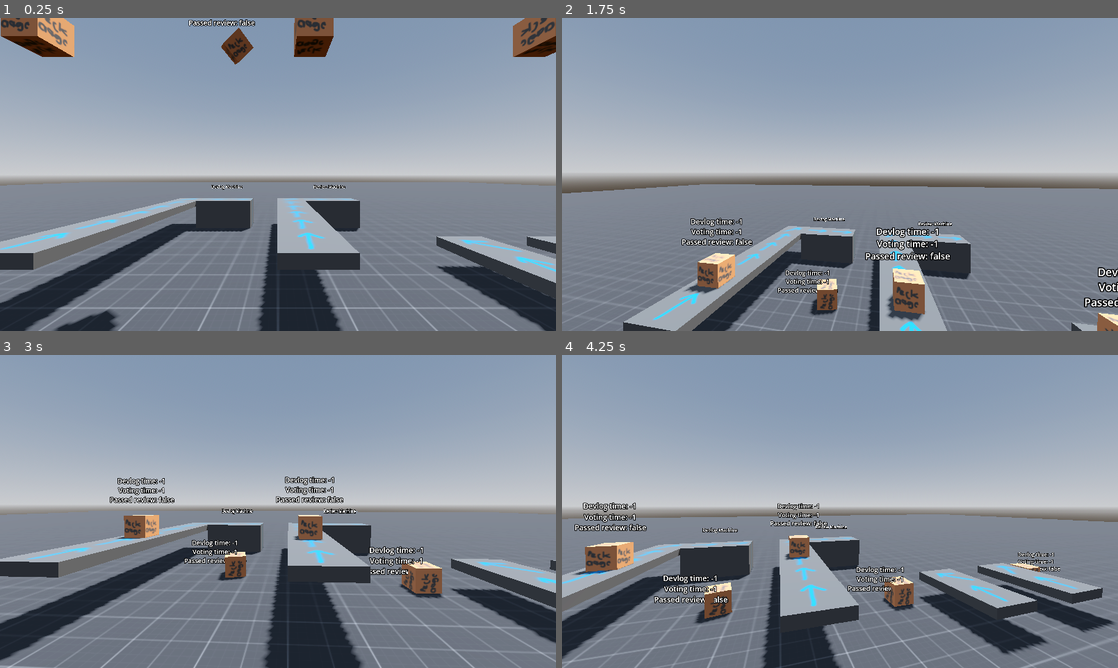
Above: before the commit, frames 1-4 (two rows, left to right).
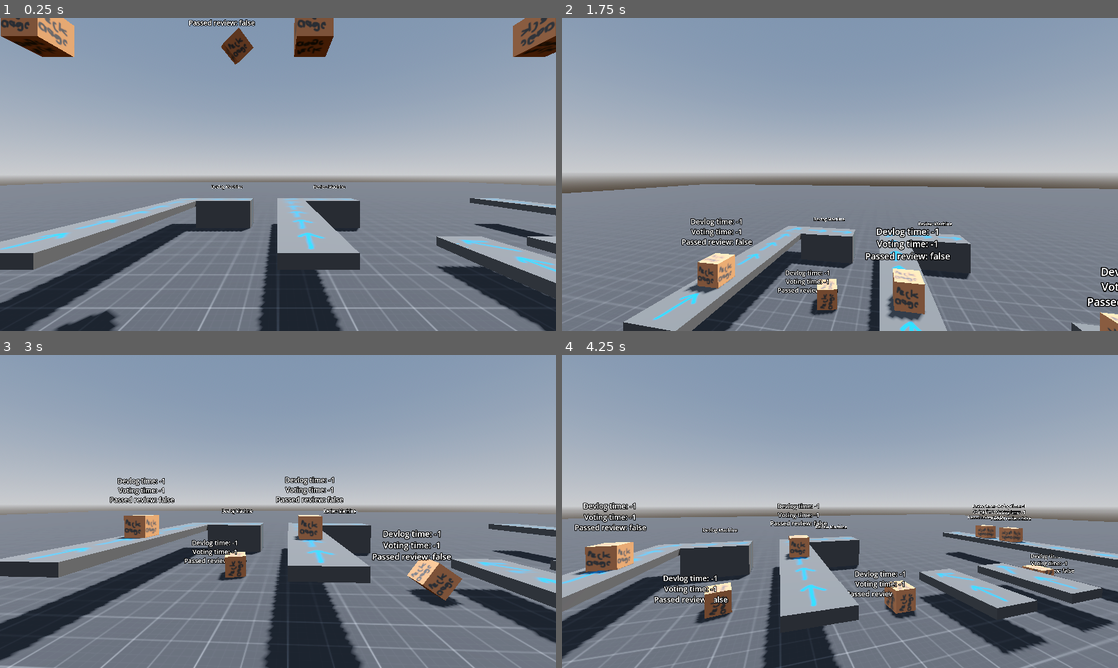
Above: after the commit, the same moments.

Repository: MrSeven3/The-Flavortown-Port
Game: Godot game, scene res://scenes/testing/testing_scene.tscn
Same seed, same stepped clock (60 frames per second), same inputs: the game is played once before the commit and once after it.
Inputs (mouse positions are in pixels of both pictures, inside the frame that each line leads up to):
- Up to frame 1 (0.25 s): no input
- Up to frame 2 (1.75 s): tap Enter at 0.5 s; move the mouse to (867, 174) at 0.52 s; hold Up from 0.53 s (still down); tap Alt at 0.6 s; tap Space at 0.77, 1.52 s; move the mouse to (812, 174) at 1.27 s; tap Shift at 1.35 s
- Up to frame 3 (3 s): keep holding Up; move the mouse to (289, 505) at 2.02 s; tap E at 2.1 s; move the mouse to (272, 517) at 2.77 s; tap Alt at 2.85 s
- Up to frame 4 (4.25 s): keep holding Up; tap Space at 3.02, 3.77 s; move the mouse to (878, 514) at 3.52 s; hold Shift from 3.53 s (still down)

The runs differ from the first frame. In frame 1, 0.6% of the frame differs, in the area x 82-100%, y 57-74%; in frame 2, 0.4%; in frame 3, 2.5%; in frame 4, 3.3%, in the area x 51-100%, y 47-85%.

Commit message:
made conveyor turns work good, splitter/sorter in progrss

Diff:
--- a/project.godot
+++ b/project.godot
@@ -33,6 +33,12 @@
 
 enabled=PackedStringArray("res://addons/godot_super-wakatime/plugin.cfg")
 
+[layer_names]
+
+3d_physics/layer_1="Main Stuff"
+3d_physics/layer_7="Splitter Left"
+3d_physics/layer_8="Splitter Right"
+
 [physics]
 
 3d/physics_engine="Jolt Physics"
--- a/resources/settings/labelSettings/menu_title.tres
+++ b/resources/settings/labelSettings/menu_title.tres
@@ -1,4 +1,7 @@
 [gd_resource type="LabelSettings" format=3 uid="uid://vc8576187qon"]
 
+[ext_resource type="FontFile" uid="uid://cysvnq67n5s5i" path="res://resources/fonts/SpaceGrotesk-Regular.ttf" id="1_u42os"]
+
 [resource]
+font = ExtResource("1_u42os")
 font_size = 64
--- /dev/null
+++ b/resources/settings/labelSettings/submenu_title.tres
@@ -0,0 +1,8 @@
+[gd_resource type="LabelSettings" format=3 uid="uid://g3aq55juw1m1"]
+
+[ext_resource type="FontFile" uid="uid://cysvnq67n5s5i" path="res://resources/fonts/SpaceGrotesk-Regular.ttf" id="1_gggm1"]
+
+[resource]
+font = ExtResource("1_gggm1")
+font_size = 48
+outline_color = Color(0, 0, 0, 1)
--- a/resources/settings/themes/menu_button.tres
+++ b/resources/settings/themes/menu_button.tres
@@ -1,4 +1,7 @@
 [gd_resource type="Theme" format=3 uid="uid://bg6kajywy3en"]
+
+[ext_resource type="FontFile" uid="uid://cysvnq67n5s5i" path="res://resources/fonts/SpaceGrotesk-Regular.ttf" id="1_kgji7"]
 
 [resource]
 Button/font_sizes/font_size = 48
+Button/fonts/font = ExtResource("1_kgji7")
--- /dev/null
+++ b/scenes/template/conveyors/conveyor_splitter.gd
@@ -0,0 +1,21 @@
+extends Node3D
+
+var is_left := false
+
+func spilt(object:Node3D):
+	if object.has_meta("pickupable"): #just verifies that this is a package, theres probably a way to do this with instancing, but idrc rn
+		if is_left:
+			is_left = false
+			object.set_collision_mask_value(7,true) #makes it only interact with the left conveyor
+			object.set_collision_layer_value(7,true)
+		elif not is_left:
+			is_left = true
+			object.set_collision_mask_value(8,true) #makes it only interact with the right conveyor
+			object.set_collision_layer_value(8,true)
+
+func stop_splitting(object:Node3D):
+	if object.has_meta("pickupable"): #just verifies that this is a package, theres probably a way to do this with instancing, but idrc rn
+		object.set_collision_mask_value(7,false)# makes the package interact with no splitter conveyors
+		object.set_collision_layer_value(7,false)
+		object.set_collision_mask_value(8,false)
+		object.set_collision_layer_value(8,false)
--- /dev/null
+++ b/scenes/template/conveyors/conveyor_splitter.tscn
@@ -0,0 +1,29 @@
+[gd_scene format=3 uid="uid://cr3a6lr3okchn"]
+
+[ext_resource type="PackedScene" uid="uid://baeiyw68aimne" path="res://scenes/template/conveyors/left_turn_conveyor.tscn" id="1_m3omt"]
+[ext_resource type="Script" uid="uid://b6tqgbs2syj6h" path="res://scenes/template/conveyors/conveyor_splitter.gd" id="1_r51a1"]
+[ext_resource type="PackedScene" uid="uid://l6gnt2fbvec6" path="res://scenes/template/conveyors/right_turn_conveyor.tscn" id="2_r51a1"]
+
+[sub_resource type="BoxShape3D" id="BoxShape3D_xvsoj"]
+size = Vector3(1, 0.5, 1)
+
+[node name="ConveyorSplitter" type="Node3D" unique_id=785814400]
+script = ExtResource("1_r51a1")
+
+[node name="LeftTurnConveyor" parent="." unique_id=722669390 instance=ExtResource("1_m3omt")]
+collision_layer = 64
+collision_mask = 64
+
+[node name="RightTurnConveyor" parent="." unique_id=1587949913 instance=ExtResource("2_r51a1")]
+transform = Transform3D(-1, 0, 2.6226832e-07, 0, 1, 0, -2.6226832e-07, 0, -1, 0, 0, 0)
+collision_layer = 128
+collision_mask = 128
+
+[node name="Area3D" type="Area3D" parent="." unique_id=791382807]
+
+[node name="CollisionShape3D" type="CollisionShape3D" parent="Area3D" unique_id=512883061]
+transform = Transform3D(1, 0, 0, 0, 1, 0, 0, 0, 1, 0, 0.25, 0)
+shape = SubResource("BoxShape3D_xvsoj")
+
+[connection signal="body_entered" from="Area3D" to="." method="spilt"]
+[connection signal="body_exited" from="Area3D" to="." method="stop_splitting"]
--- a/scenes/template/conveyors/left_turn_conveyor.tscn
+++ b/scenes/template/conveyors/left_turn_conveyor.tscn
@@ -2,6 +2,7 @@
 
 [ext_resource type="Script" uid="uid://cb4tq7fgjdnyr" path="res://scenes/template/conveyors/left_turn_conveyor.gd" id="1_ph0a7"]
 [ext_resource type="Texture2D" uid="uid://cnug4vabaa4b2" path="res://resources/tempDevTextures/myBadDrawings/left_turn_conveyor.svg" id="2_nnxaj"]
+[ext_resource type="PackedScene" uid="uid://bdlvkwkxxalp1" path="res://scenes/template/conveyors/straight_conveyor.tscn" id="3_nnxaj"]
 
 [sub_resource type="StandardMaterial3D" id="StandardMaterial3D_vibtb"]
 albedo_texture = ExtResource("2_nnxaj")
@@ -12,8 +13,8 @@
 material = SubResource("StandardMaterial3D_vibtb")
 size = Vector3(1, 0.2, 1)
 
-[sub_resource type="BoxShape3D" id="BoxShape3D_8i1ei"]
-size = Vector3(1, 0.25, 1)
+[sub_resource type="BoxShape3D" id="BoxShape3D_qb2v4"]
+size = Vector3(0.75, 0.25, 0.75)
 
 [sub_resource type="BoxShape3D" id="BoxShape3D_murqt"]
 size = Vector3(1, 0.2, 1)
@@ -31,11 +32,18 @@
 gravity_direction = Vector3(0, 0, -1)
 gravity = 6.0
 
-[node name="CollisionShape3D" type="CollisionShape3D" parent="Area3D" unique_id=1052850257]
-shape = SubResource("BoxShape3D_8i1ei")
+[node name="CollisionShape3D2" type="CollisionShape3D" parent="Area3D" unique_id=185916669]
+transform = Transform3D(1, 0, 0, 0, 1, 0, 0, 0, 1, 0.125, 0, -0.125)
+shape = SubResource("BoxShape3D_qb2v4")
 
 [node name="CollisionShape3D" type="CollisionShape3D" parent="." unique_id=1854081010]
 shape = SubResource("BoxShape3D_murqt")
 
+[node name="StraightConveyor2" parent="." unique_id=1451140527 instance=ExtResource("3_nnxaj")]
+transform = Transform3D(1, 0, 1.7763568e-15, 0, 1, 0, -7.1054274e-15, 0, 0.25, 0, 0, 0.375)
+
+[node name="StraightConveyor3" parent="." unique_id=1717736925 instance=ExtResource("3_nnxaj")]
+transform = Transform3D(-4.3711395e-08, 0, 0.25, 0, 1, 0, -1, 0, -1.0927849e-08, -0.375, 0, 0)
+
 [connection signal="body_entered" from="Area3D" to="." method="conveyor"]
 [connection signal="body_exited" from="Area3D" to="." method="stop_conveyoring"]
--- a/scenes/template/conveyors/right_turn_conveyor.tscn
+++ b/scenes/template/conveyors/right_turn_conveyor.tscn
@@ -2,6 +2,7 @@
 
 [ext_resource type="Script" uid="uid://lj8qttblr015" path="res://scenes/template/conveyors/right_turn_conveyor.gd" id="1_p4o86"]
 [ext_resource type="Texture2D" uid="uid://0rp6avwyjm1y" path="res://resources/tempDevTextures/myBadDrawings/right_turn_conveyor.svg" id="2_p4o86"]
+[ext_resource type="PackedScene" uid="uid://bdlvkwkxxalp1" path="res://scenes/template/conveyors/straight_conveyor.tscn" id="3_e7y1a"]
 
 [sub_resource type="StandardMaterial3D" id="StandardMaterial3D_vibtb"]
 albedo_texture = ExtResource("2_p4o86")
@@ -13,7 +14,7 @@
 size = Vector3(1, 0.2, 1)
 
 [sub_resource type="BoxShape3D" id="BoxShape3D_8i1ei"]
-size = Vector3(1, 0.25, 1)
+size = Vector3(0.75, 0.25, 0.75)
 
 [sub_resource type="BoxShape3D" id="BoxShape3D_murqt"]
 size = Vector3(1, 0.2, 1)
@@ -26,16 +27,23 @@
 mesh = SubResource("BoxMesh_murqt")
 
 [node name="Area3D" type="Area3D" parent="." unique_id=1394524863]
-transform = Transform3D(1, 0, 0, 0, 1, 0, 0, 0, 1, 0, 0.025094151, 0)
+transform = Transform3D(1, 0, 0, 0, 1, 0, 0, 0, 1, -0.25, 0.025, 0)
 gravity_point_center = Vector3(0, 0, -1)
 gravity_direction = Vector3(0, 0, -1)
 gravity = 6.0
 
 [node name="CollisionShape3D" type="CollisionShape3D" parent="Area3D" unique_id=1052850257]
+transform = Transform3D(1, 0, 0, 0, 1, 0, 0, 0, 1, 0.125, 0, -0.125)
 shape = SubResource("BoxShape3D_8i1ei")
 
 [node name="CollisionShape3D" type="CollisionShape3D" parent="." unique_id=1854081010]
 shape = SubResource("BoxShape3D_murqt")
 
+[node name="StraightConveyor" parent="." unique_id=1451140527 instance=ExtResource("3_e7y1a")]
+transform = Transform3D(-4.371138e-08, 0, -0.25, 0, 1, 0, 1, 0, -1.0927845e-08, 0.375, 0, 0)
+
+[node name="StraightConveyor2" parent="." unique_id=1747221394 instance=ExtResource("3_e7y1a")]
+transform = Transform3D(1, 0, 1.7763568e-15, 0, 1, 0, -7.1054274e-15, 0, 0.25, 0, 0, 0.375)
+
 [connection signal="body_entered" from="Area3D" to="." method="conveyor"]
 [connection signal="body_exited" from="Area3D" to="." method="stop_conveyoring"]
--- /dev/null
+++ b/scenes/template/menus/sorter_menu.tscn
@@ -0,0 +1,55 @@
+[gd_scene format=3 uid="uid://drqxagrqdn5r5"]
+
+[ext_resource type="LabelSettings" uid="uid://g3aq55juw1m1" path="res://resources/settings/labelSettings/submenu_title.tres" id="1_fj5t3"]
+[ext_resource type="FontFile" uid="uid://cysvnq67n5s5i" path="res://resources/fonts/SpaceGrotesk-Regular.ttf" id="2_h2xvj"]
+
+[sub_resource type="LabelSettings" id="LabelSettings_gi0oy"]
+font = ExtResource("2_h2xvj")
+font_size = 32
+outline_color = Color(0, 0, 0, 1)
+
+[node name="SorterMenu" type="Control" unique_id=828878039]
+layout_mode = 3
+anchors_preset = 15
+anchor_right = 1.0
+anchor_bottom = 1.0
+offset_right = -1024.0
+offset_bottom = -504.0
+grow_horizontal = 2
+grow_vertical = 2
+
+[node name="Label" type="Label" parent="." unique_id=350612724]
+layout_mode = 0
+offset_left = 136.0
+offset_top = 8.0
+offset_right = 760.0
+offset_bottom = 31.0
+text = "Sorter Menu"
+label_settings = ExtResource("1_fj5t3")
+horizontal_alignment = 1
+
+[node name="BasicControls" type="Control" parent="." unique_id=618814407]
+anchors_preset = 0
+offset_left = 128.0
+offset_top = 72.0
+offset_right = 768.0
+offset_bottom = 200.0
+
+[node name="Label" type="Label" parent="BasicControls" unique_id=289397517]
+layout_mode = 0
+offset_left = 192.0
+offset_top = 8.0
+offset_right = 448.0
+offset_bottom = 50.0
+text = "Basic Controls"
+label_settings = SubResource("LabelSettings_gi0oy")
+horizontal_alignment = 1
+vertical_alignment = 1
+
+[node name="CheckButton" type="CheckButton" parent="BasicControls" unique_id=2115572095]
+layout_mode = 0
+offset_left = 528.0
+offset_top = 56.0
+offset_right = 664.0
+offset_bottom = 87.0
+text = "Filter Mode"
--- a/scenes/template/player/player.tscn
+++ b/scenes/template/player/player.tscn
@@ -42,6 +42,7 @@
 offset_bottom = 112.0
 text = "Game Paused"
 label_settings = ExtResource("2_06s55")
+horizontal_alignment = 1
 
 [node name="Buttons" type="Control" parent="CameraAnchor/Camera3D/EscapeMenu" unique_id=1355244802]
 anchors_preset = 0
@@ -53,9 +54,9 @@
 [node name="Button" type="Button" parent="CameraAnchor/Camera3D/EscapeMenu/Buttons" unique_id=949465892]
 layout_mode = 0
 offset_left = 48.0
-offset_top = 24.0
+offset_top = 8.0
 offset_right = 336.0
-offset_bottom = 99.0
+offset_bottom = 83.0
 theme = ExtResource("3_qjtj5")
 text = "Reset"
 
--- a/scenes/testing/testing_scene.tscn
+++ b/scenes/testing/testing_scene.tscn
@@ -5,6 +5,7 @@
 [ext_resource type="PackedScene" uid="uid://bdlvkwkxxalp1" path="res://scenes/template/conveyors/straight_conveyor.tscn" id="3_ix85o"]
 [ext_resource type="PackedScene" uid="uid://b05hwpo0tihmx" path="res://scenes/template/player/player.tscn" id="4_kiqwp"]
 [ext_resource type="PackedScene" uid="uid://baeiyw68aimne" path="res://scenes/template/conveyors/left_turn_conveyor.tscn" id="5_kiqwp"]
+[ext_resource type="PackedScene" uid="uid://cr3a6lr3okchn" path="res://scenes/template/conveyors/conveyor_splitter.tscn" id="5_klt12"]
 [ext_resource type="PackedScene" uid="uid://l6gnt2fbvec6" path="res://scenes/template/conveyors/right_turn_conveyor.tscn" id="6_sfjpx"]
 [ext_resource type="PackedScene" uid="uid://h1e7l0ekjfpo" path="res://scenes/template/machines/Rater/ship_rater_machine.tscn" id="7_lkjms"]
 [ext_resource type="PackedScene" uid="uid://bdeh6uk6eca0u" path="res://scenes/template/machines/Devlogger/development_machine.tscn" id="8_wi31l"]
@@ -65,6 +66,12 @@
 [node name="ShippingCrate3" parent="." unique_id=1135789171 instance=ExtResource("2_g2foc")]
 transform = Transform3D(0.99999994, 0, 0, 0, 0.99999994, 0, 0, 0, 0.99999994, 6, 5.150027, 0)
 
+[node name="ShippingCrate6" parent="." unique_id=698300391 instance=ExtResource("2_g2foc")]
+transform = Transform3D(0.99999994, 0, 0, 0, 0.99999994, 0, 0, 0, 0.99999994, 8.5, 5, 0)
+
+[node name="ShippingCrate7" parent="." unique_id=1471460184 instance=ExtResource("2_g2foc")]
+transform = Transform3D(0.99999994, 0, 0, 0, 0.99999994, 0, 0, 0, 0.99999994, 8.5, 5, -1)
+
 [node name="Player" parent="." unique_id=399662573 instance=ExtResource("4_kiqwp")]
 transform = Transform3D(1, 0, 0, 0, 1, 0, 0, 0, 1, 0, 1, 3)
 
@@ -88,6 +95,24 @@
 [node name="StraightConveyor6" parent="ConveyorBelts" unique_id=1174821003 instance=ExtResource("3_ix85o")]
 transform = Transform3D(1, 0, 0, 0, 0.99999994, 0, 0, 0, 0.99999994, 0.5, 1.4, -4)
 
+[node name="StraightConveyor13" parent="ConveyorBelts" unique_id=1451140527 instance=ExtResource("3_ix85o")]
+transform = Transform3D(1, 0, 0, 0, 1, 0, 0, 0, 1, 8.5, 1.4, 0)
+
+[node name="StraightConveyor14" parent="ConveyorBelts" unique_id=2142446497 instance=ExtResource("3_ix85o")]
+transform = Transform3D(1, 0, 0, 0, 1, 0, 0, 0, 1, 8.5, 1.4, -1)
+
+[node name="StraightConveyor15" parent="ConveyorBelts" unique_id=134532179 instance=ExtResource("3_ix85o")]
+transform = Transform3D(1, 0, 0, 0, 1, 0, 0, 0, 1, 8.5, 1.4, -2)
+
+[node name="StraightConveyor16" parent="ConveyorBelts" unique_id=1981624845 instance=ExtResource("3_ix85o")]
+transform = Transform3D(1, 0, 0, 0, 1, 0, 0, 0, 1, 8.5, 1.4, -3)
+
+[node name="ConveyorSplitter" parent="ConveyorBelts" unique_id=785814400 instance=ExtResource("5_klt12")]
+transform = Transform3D(-1, 0, -8.742277e-08, 0, 0.9999999, 0, 8.742277e-08, 0, -0.9999999, 8.5, 1.4, -5)
+
+[node name="StraightConveyor17" parent="ConveyorBelts" unique_id=305301374 instance=ExtResource("3_ix85o")]
+transform = Transform3D(1, 0, 0, 0, 0.99999994, 0, 0, 0, 0.99999994, 8.5, 1.4, -4)
+
 [node name="LeftTurnConveyor" parent="ConveyorBelts" unique_id=704359900 instance=ExtResource("5_kiqwp")]
 transform = Transform3D(1, 0, -1.7484555e-07, 0, 1, 0, 1.7484555e-07, 0, 1, 4, 1, -1)
 
@@ -100,7 +125,7 @@
 [node name="RightTurnConveyor2" parent="ConveyorBelts" unique_id=1857387394 instance=ExtResource("6_sfjpx")]
 transform = Transform3D(1, 0, 0, 0, 1, 0, 0, 0, 1, 0.5, 1.4, -5)
 
-[node name="StraightConveyor7" parent="ConveyorBelts" unique_id=1451140527 instance=ExtResource("3_ix85o")]
+[node name="StraightConveyor7" parent="ConveyorBelts" unique_id=67319189 instance=ExtResource("3_ix85o")]
 transform = Transform3D(1, 0, 0, 0, 1, 0, 0, 0, 1, -3.5, 1.4, 0)
 
 [node name="StraightConveyor9" parent="ConveyorBelts" unique_id=1463100464 instance=ExtResource("3_ix85o")]
Binary file added: resources/fonts/SpaceGrotesk-Bold.ttf
Not shown, added: resources/fonts/SpaceGrotesk-Bold.ttf.import
Binary file added: resources/fonts/SpaceGrotesk-Light.ttf
Not shown, added: resources/fonts/SpaceGrotesk-Light.ttf.import
Binary file added: resources/fonts/SpaceGrotesk-Medium.ttf
Not shown, added: resources/fonts/SpaceGrotesk-Medium.ttf.import
Binary file added: resources/fonts/SpaceGrotesk-Regular.ttf
Not shown, added: resources/fonts/SpaceGrotesk-Regular.ttf.import
Binary file added: resources/fonts/SpaceGrotesk-SemiBold.ttf
Not shown, added: resources/fonts/SpaceGrotesk-SemiBold.ttf.import
Not shown, added: scenes/template/conveyors/conveyor_splitter.gd.uid
